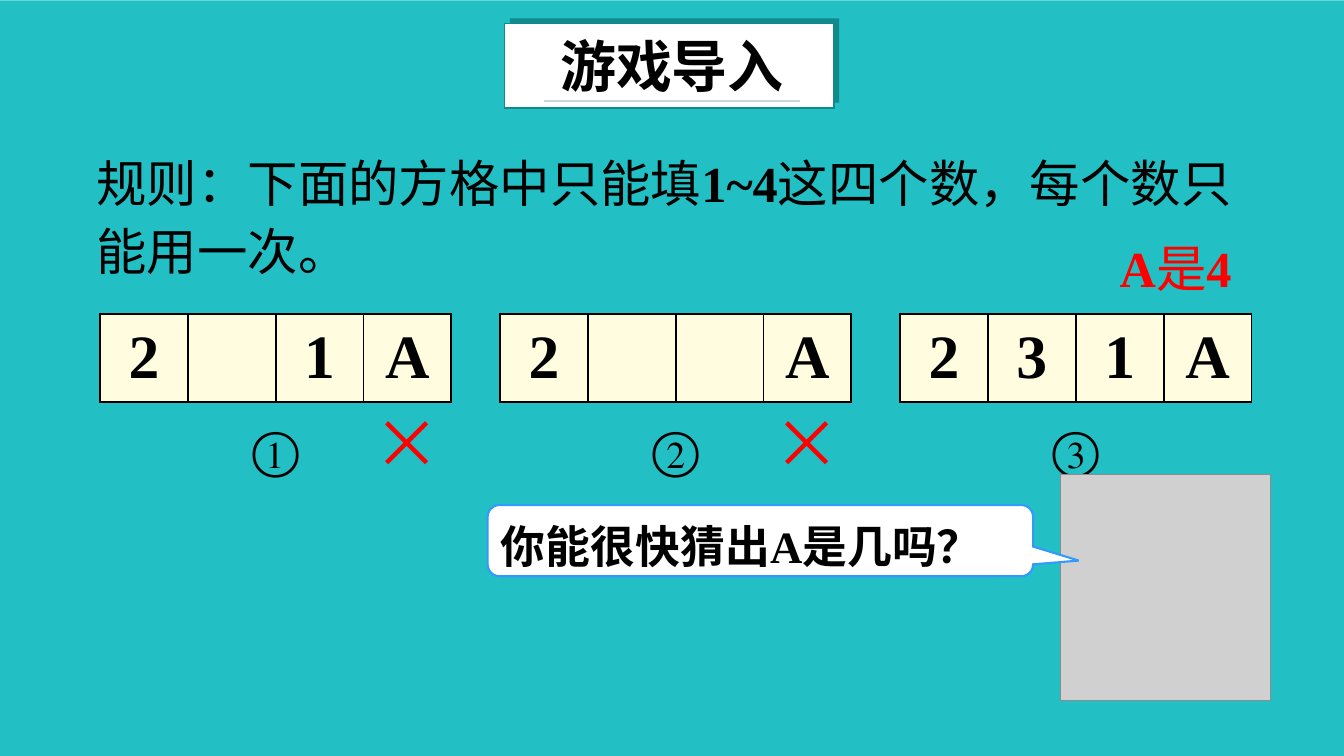
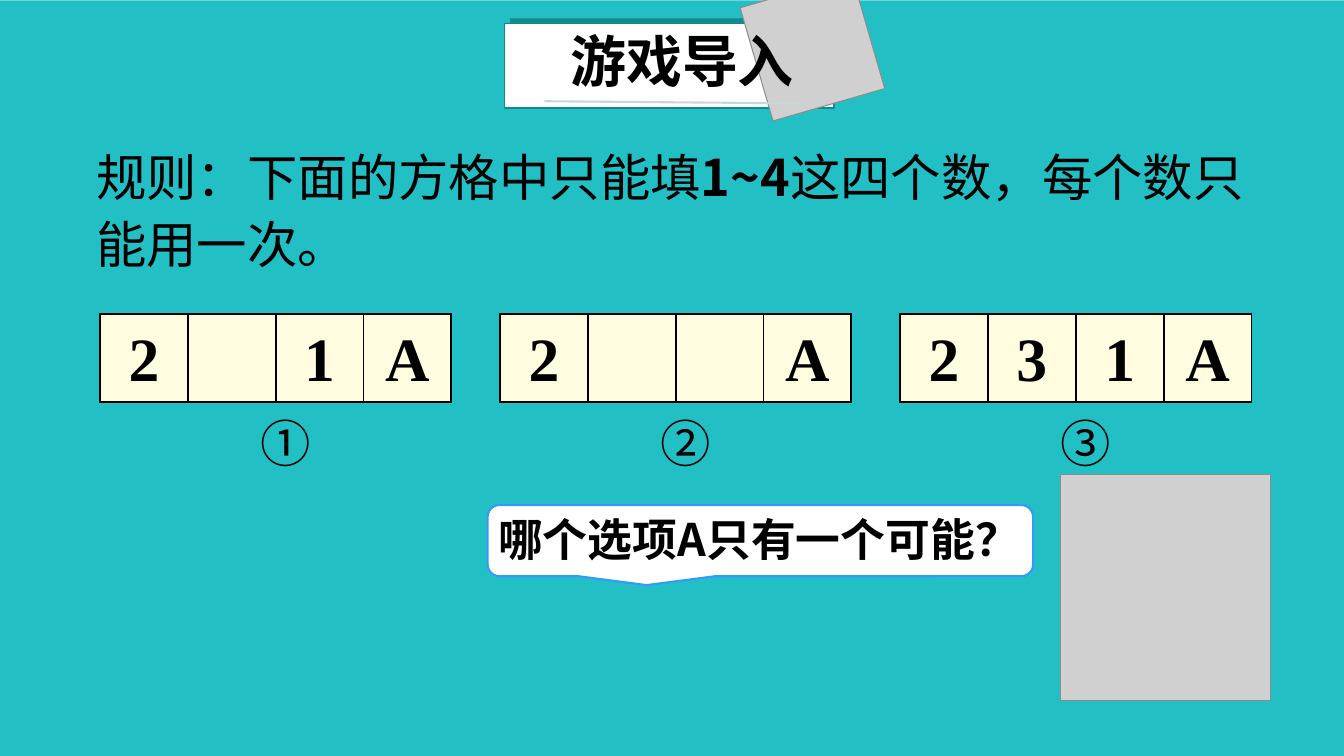
Before and after one commit to Camellia895/Camellia895.github.io, a slide deck: slide 2 of docs/教学/实习/汇报课-二年级下-数独游戏/数独游戏.pptx. Drawn at 1344x756 pixels with LibreOffice and Linux fonts; fonts in the diff are those of the drawing; grey boxes stand for pictures; background and template pictures are left out. Boxes give left, top, right and bottom in pixels: in the first picture for what was removed or moved away, otherwise in the second. Text is boxed around its words. In the diff, an @@ line names an element or a change of style, - is before the commit and + after.

```diff
--- a/docs/教学/实习/汇报课-二年级下-数独游戏/数独游戏.pptx
+++ b/docs/教学/实习/汇报课-二年级下-数独游戏/数独游戏.pptx
@@ rectangle removed at box(0, 0, 1344, 756) @@
@@ rectangle added at box(0, 0, 1344, 756), fill #22C0C4 @@
@@ rectangle removed at box(505, 24, 835, 109) @@
@@ rectangle added at box(505, 24, 835, 109), fill #FFFFFF, outline #118A8D 1 pt @@
@@ text "游戏导入" at box(570, 26, 794, 97): line spacing 1 to 48pt @@
@@ rectangle removed at box(510, 18, 840, 103) @@
@@ rectangle added at box(510, 18, 840, 103), fill #118A8D @@
@@ picture added at box(740, 0, 885, 121) @@
@@ line removed from (544, 101) to (800, 101) @@
@@ line added from (544, 101) to (800, 104), #CAD7D7 1.5 pt @@
@@ text removed at box(1120, 247, 1232, 291) @@
-A是4
@@ table at box(100, 314, 451, 401) @@
@@ line spacing 1 to 53pt @@
@@ table at box(500, 314, 851, 401) @@
@@ line spacing 1 to 53pt @@
@@ table at box(900, 314, 1251, 401) @@
@@ line spacing 1 to 53pt @@
@@ text removed at box(364, 396, 453, 488) @@
-×
@@ text removed at box(763, 396, 852, 488) @@
-×
@@ font Times New Roman to Noto Sans CJK SC; line spacing 1.12 to 48pt in 4 elements at box(96, 153, 1244, 267), box(661, 419, 711, 467), box(261, 419, 311, 467), box(1061, 419, 1111, 475) @@
@@ rounded speech box at box(488, 505, 1033, 577): proportions changed @@
@@ text added at box(498, 518, 1020, 560), 32 pt, text #000000, bold @@
+哪个选项A只有一个可能？
@@ text in rounded speech box at box(501, 525, 982, 567): text removed @@
-你能很快猜出A是几吗？
```
Also in this commit, not shown: 5 other slides changed, 2 slides added, 3 slides removed, 13 other files.
